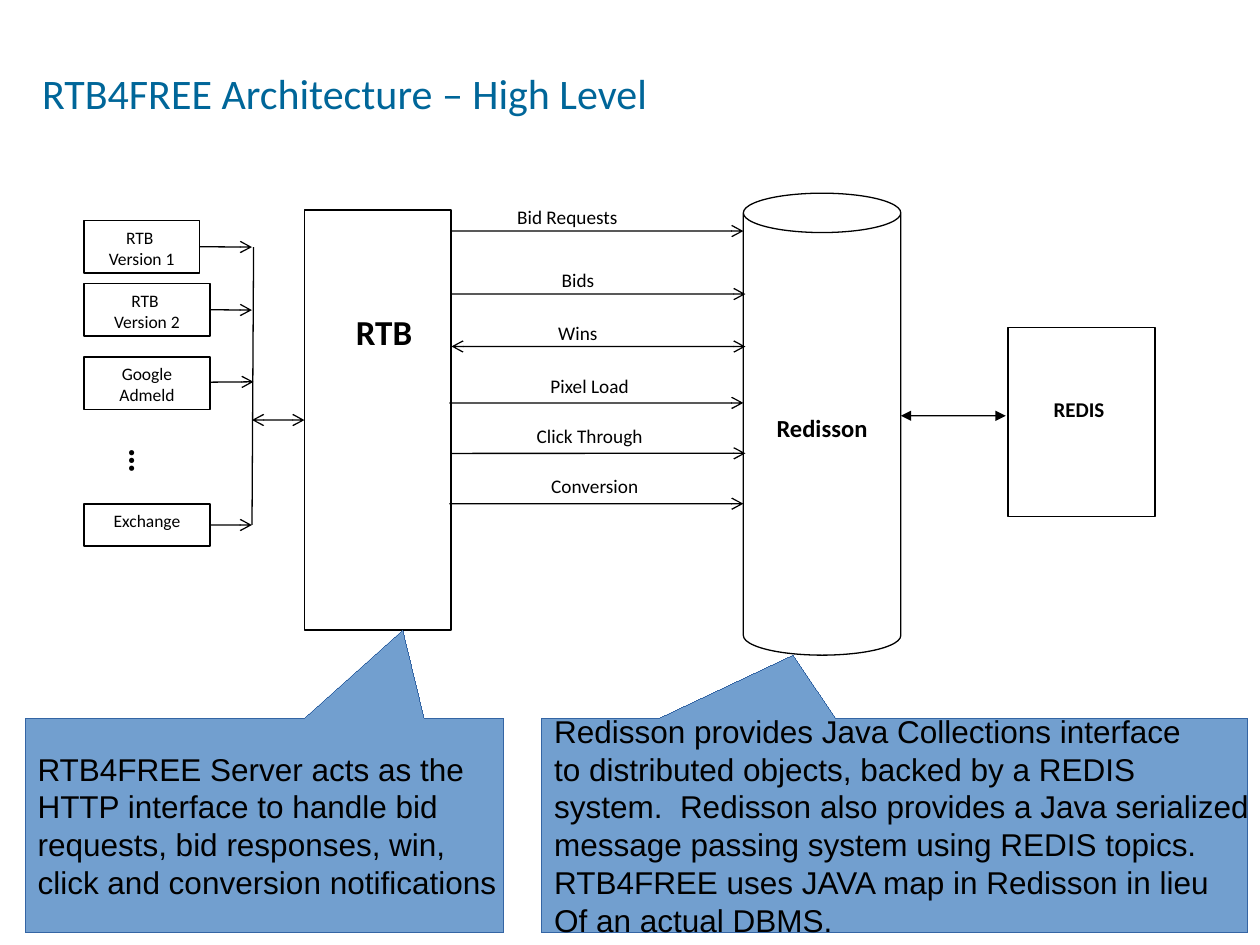
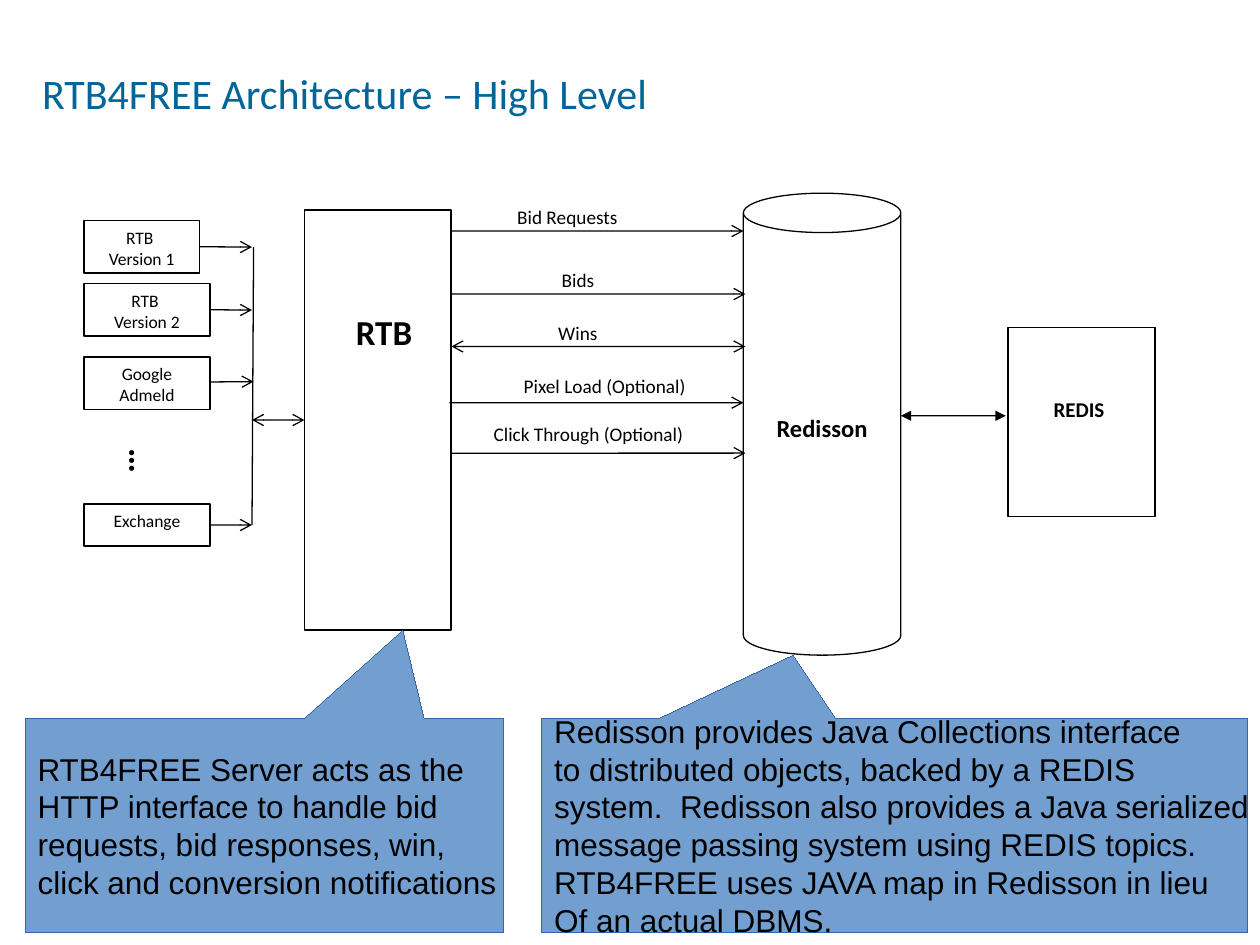
Before and after one commit to benmfaul/XRTB, a slide deck: slide 1 of www/arch/RTB_architecture_mod3.odp. Drawn at 1260x945 pixels with LibreOffice and Linux fonts; fonts in the diff are those of the drawing. Boxes give left, top, right and bottom in pixels: in the first picture for what was removed or moved away, otherwise in the second. Text is boxed around its words. In the diff, an @@ line names an element or a change of style, - is before the commit and + after.

```diff
--- a/www/arch/RTB_architecture_mod3.odp
+++ b/www/arch/RTB_architecture_mod3.odp
@@ text at [524, 379, 685, 396]: text changed @@
-Pixel Load
+Pixel Load (Optional)
@@ text at [494, 427, 683, 445]: text changed @@
-Click Through
+Click Through (Optional)
@@ text removed at [551, 479, 638, 493] @@
-Conversion
@@ arrow removed from (450, 504) to (743, 504) @@
```
Also in this commit, not shown: 3 other slides changed, 1 other file.
